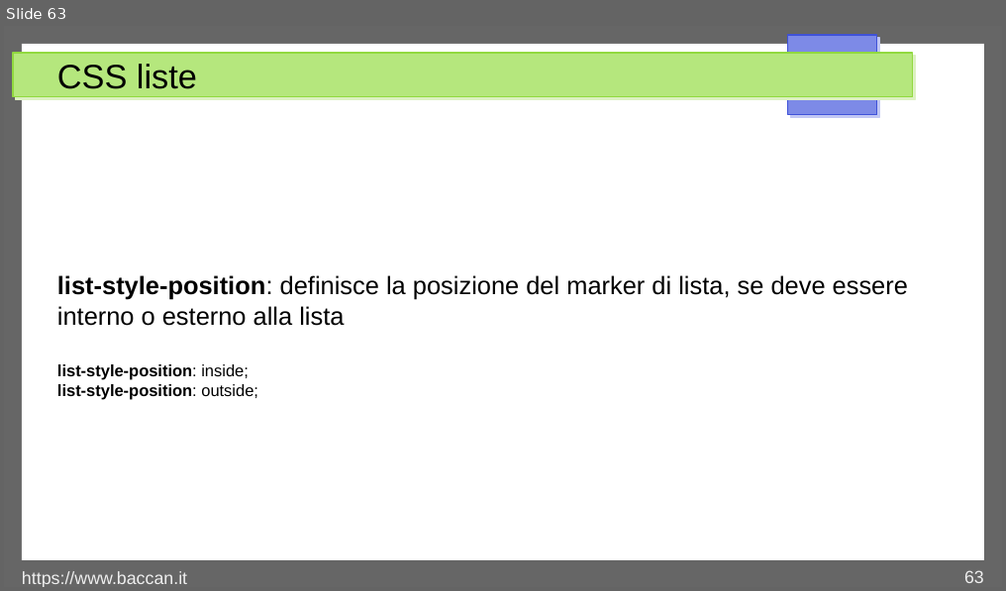
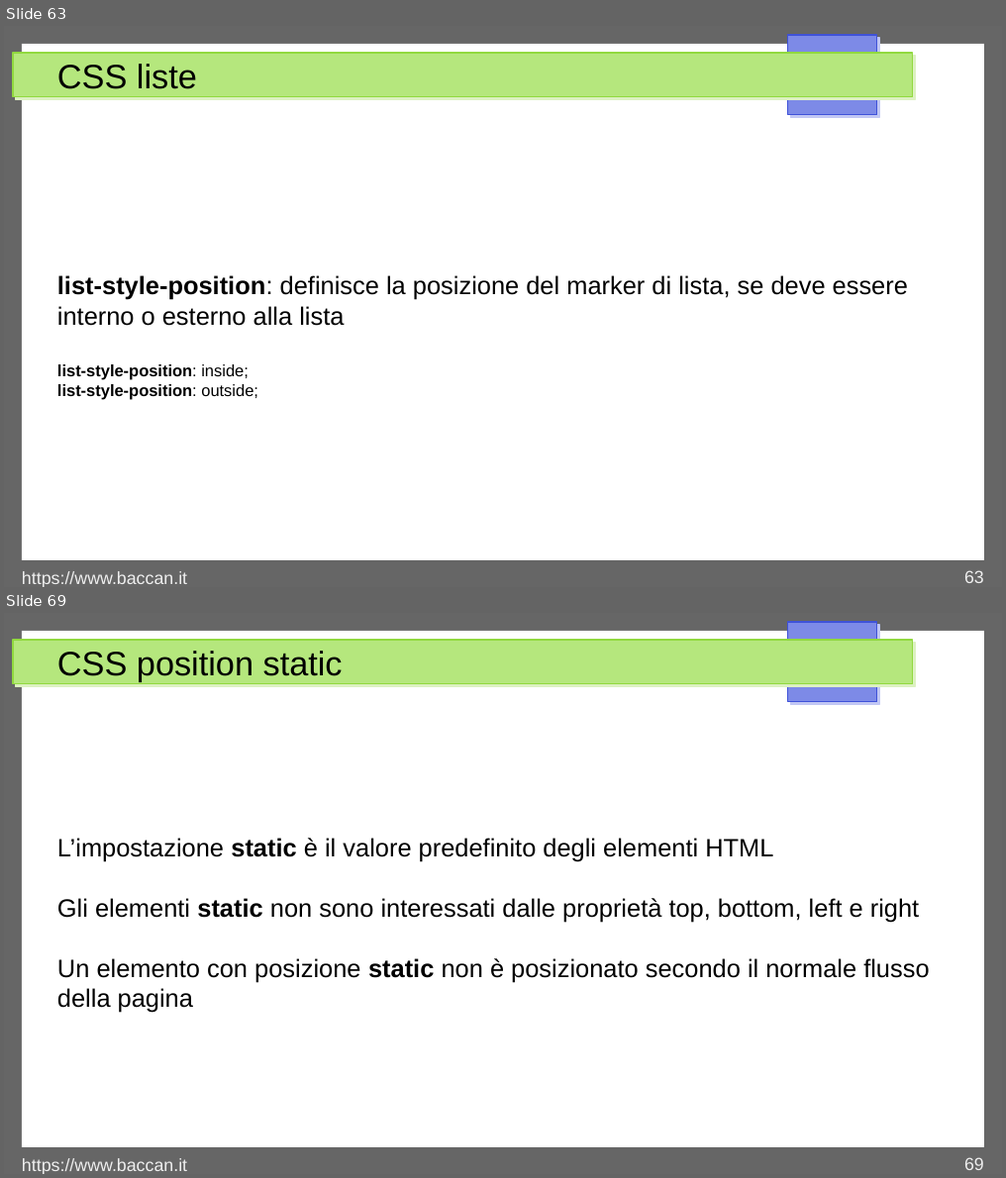
Before and after one commit to matteobaccan/CorsoCSS, a slide deck: Chapter_css.odp. Shown one above the other, each under a label of ours: slide 63 before the commit, slides 63 and 69 after it; the slides between them are not shown. The pictures are 1006x591 and 1006x1178 pixels, drawn with LibreOffice and Linux fonts; fonts in the diff are those of the drawing. Boxes give left, top, right and bottom in pixels: in the first picture for what was removed or moved away, otherwise in the second. Text is boxed around its words. In the diff, an @@ line names an element or a change of style, - is before the commit and + after.

Commit message:
Display e position

```diff
--- a/Chapter_css.odp
+++ b/Chapter_css.odp
@@ slide 69 added at (x1=4, y1=613, x2=1002, y2=1174), background #FFFFFF; not listed: 4 template elements that a slide beside it also shows @@
@@ title added at (x1=57, y1=651, x2=343, y2=681), 27 pt, text #000000 @@
+CSS position static
@@ text added at (x1=57, y1=838, x2=929, y2=1013), 20 pt, text #000000 @@
+L’impostazione static è il valore predefinito degli elementi HTML
+Gli elementi static non sono interessati dalle proprietà top, bottom, left e right
+Un elemento con posizione static non è posizionato secondo il normale flusso della pagina
@@ text added at (x1=22, y1=1158, x2=187, y2=1174), 14 pt, text #EEEEEE @@
+https://www.baccan.it
@@ page number added at (x1=964, y1=1157, x2=984, y2=1170), 14 pt, text #EEEEEE @@
+69
```
Also in this commit, not shown: 1 slide changed, 9 other slides added, 4 other files.
